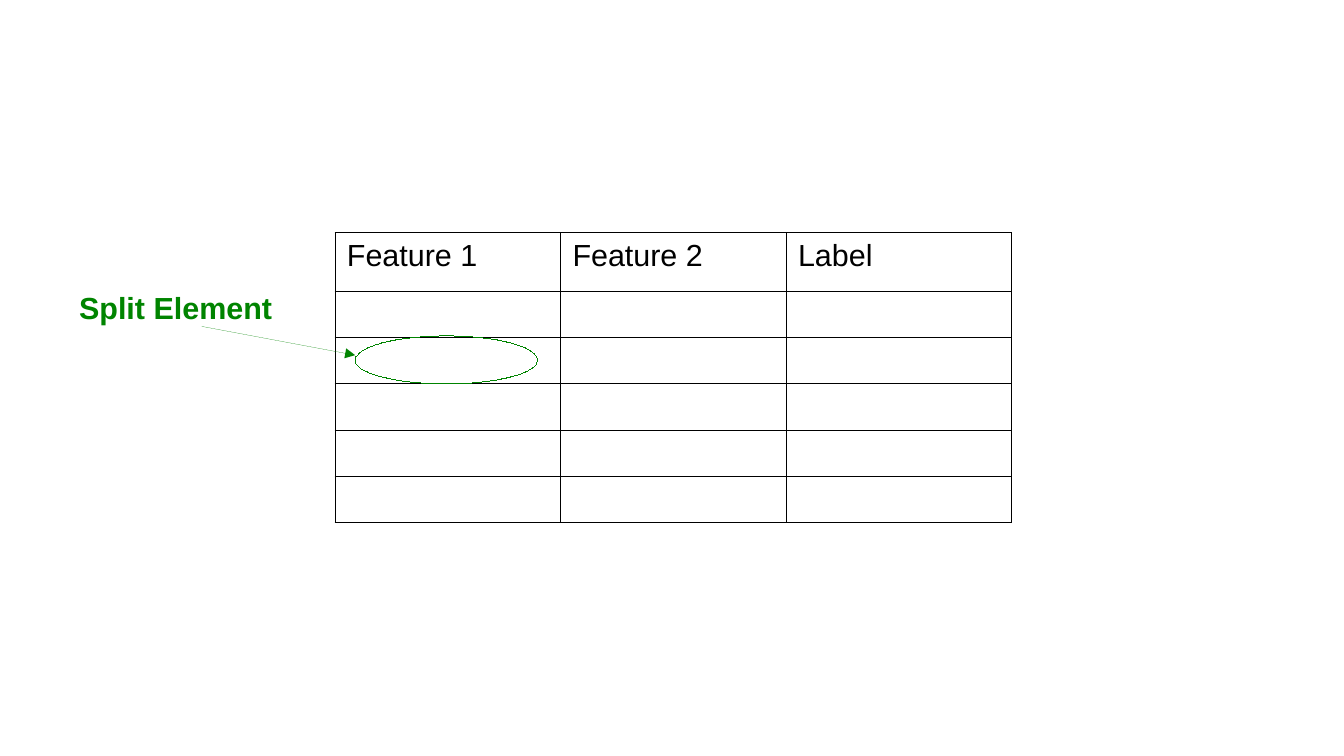
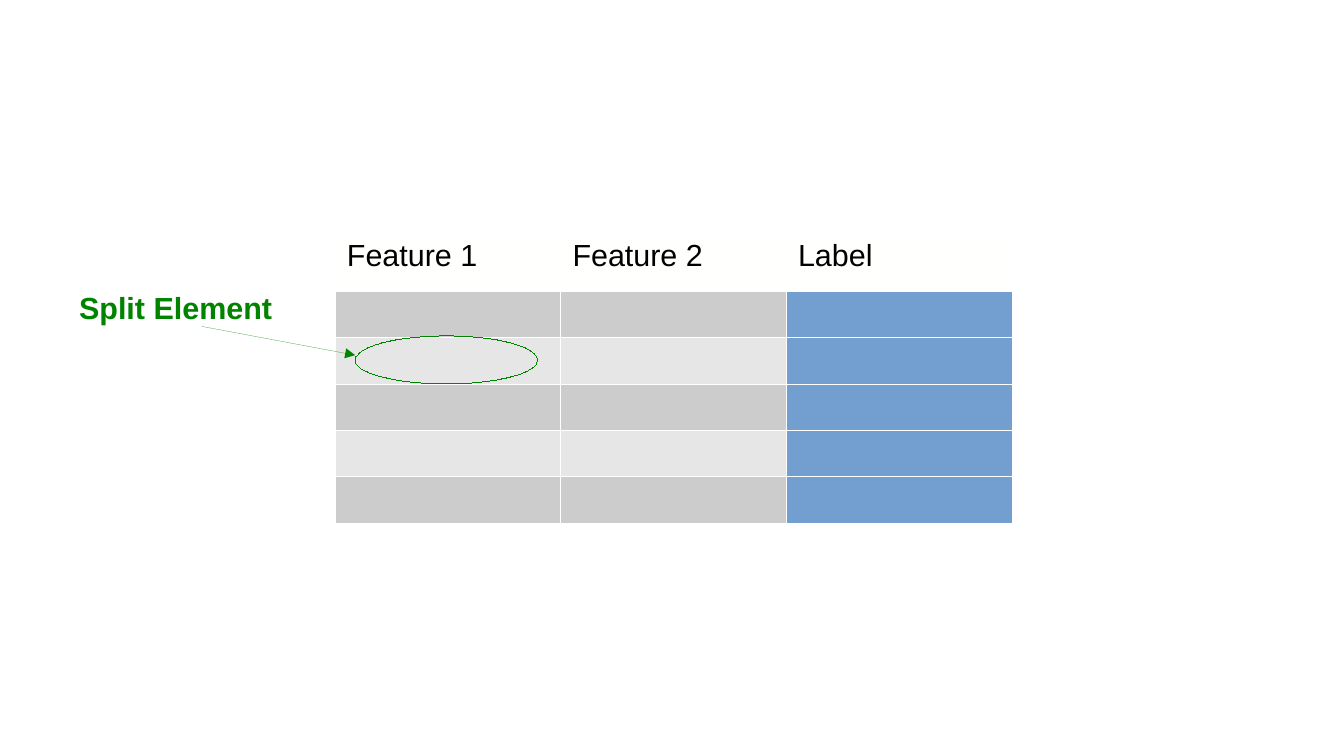
Before and after one commit to savoga/maths-for-data-science, a slide deck: slide 4 of ML/Schemas.odp. Drawn at 1344x756 pixels with LibreOffice and Linux fonts; fonts in the diff are those of the drawing. Boxes give left, top, right and bottom in pixels: in the first picture for what was removed or moved away, otherwise in the second. Text is boxed around its words. In the diff, an @@ line names an element or a change of style, - is before the commit and + after.

```diff
--- a/ML/Schemas.odp
+++ b/ML/Schemas.odp
@@ table at [335, 233, 1012, 524] @@
@@ fill none to #FFFFFE in row 1 @@
@@ borders changed @@
```
Also in this commit, not shown: 3 other slides changed, 1 slide added, 3 other files.
